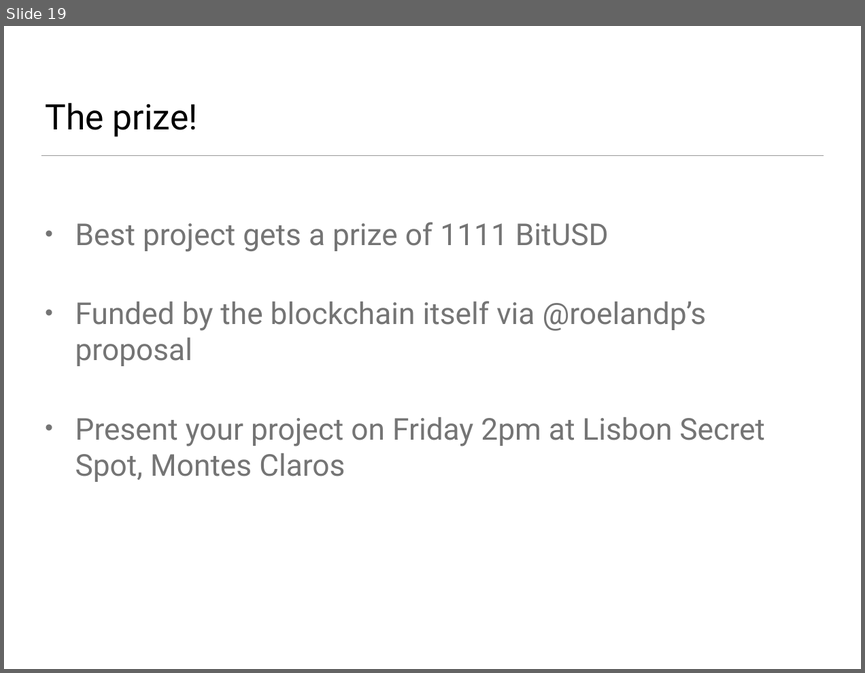
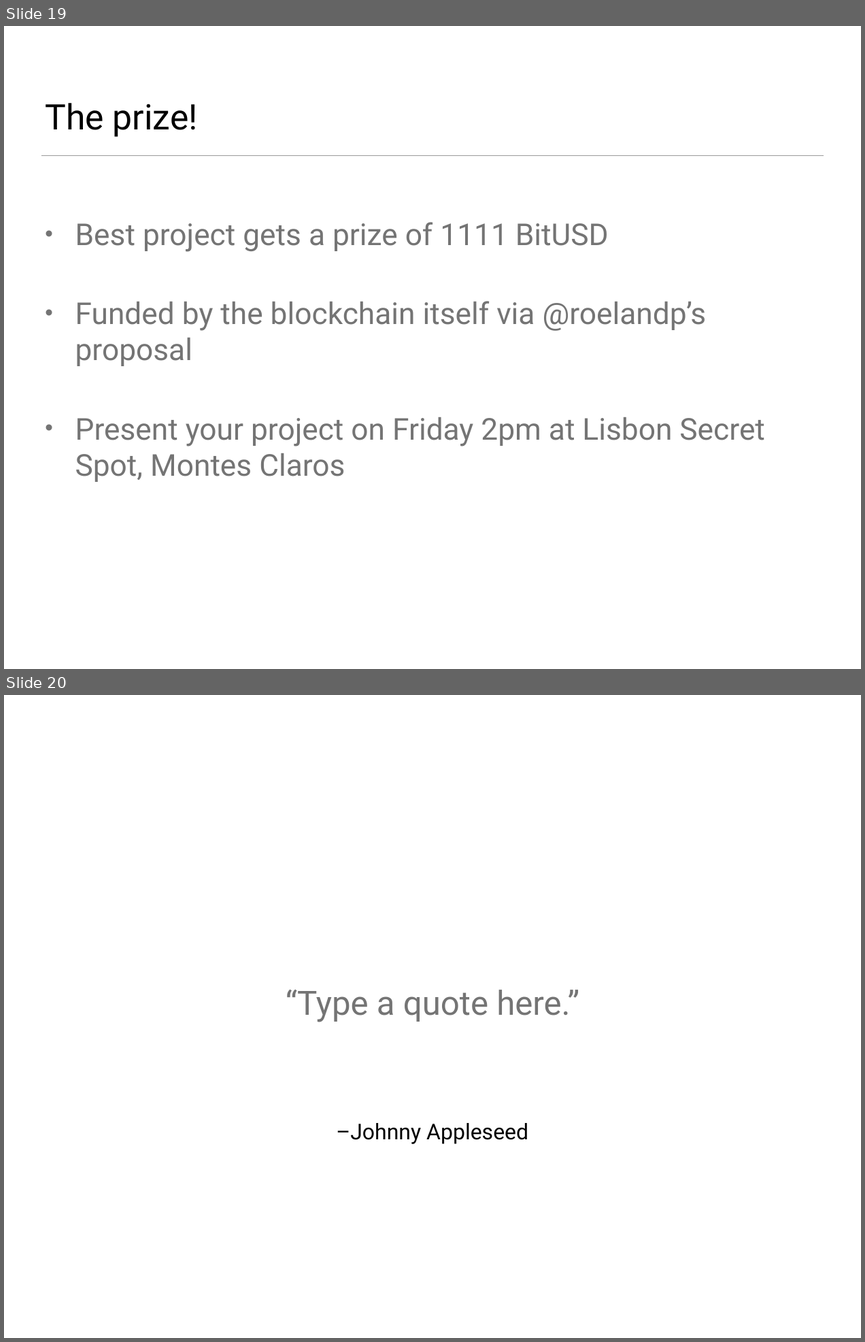
Before and after one commit to wackou/slides, a slide deck: steemfest2_hackathon.pptx. Shown one above the other, each under a label of ours: slide 19 before the commit, slides 19 and 20 after it. The pictures are 865x673 and 865x1342 pixels, drawn with LibreOffice and Linux fonts; fonts in the diff are those of the drawing; background and template pictures are left out. Boxes give left, top, right and bottom in pixels: in the first picture for what was removed or moved away, otherwise in the second. Text is boxed around its words. In the diff, an @@ line names an element or a change of style, - is before the commit and + after.

```diff
--- a/steemfest2_hackathon.pptx
+++ b/steemfest2_hackathon.pptx
@@ slide 20 added at (x1=4, y1=695, x2=861, y2=1338), background #FFFFFF @@
@@ text added at (x1=286, y1=989, x2=579, y2=1022), 40 pt, text #747474 @@
+“Type a quote here.”
@@ text added at (x1=336, y1=1123, x2=528, y2=1144), 26 pt, text #000000 @@
+–Johnny Appleseed
```
Also in this commit, not shown: 2 slides changed, 2 other files.
